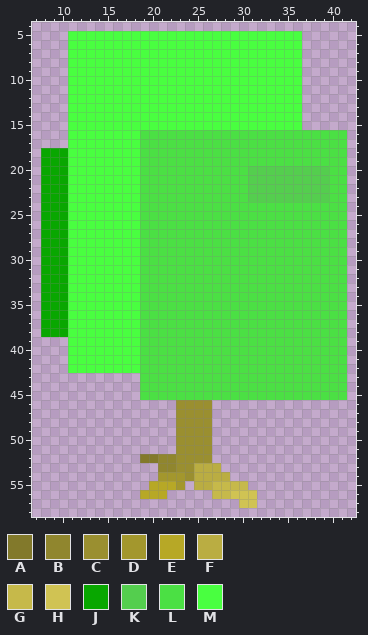
Two states of a pixel-art sprite, prjDemo/Resources/tree.png. Above, as it was before the edit.
The file is 50x60 pixels. Pixels under 10% opacity are left out. Shown: x 7..42, y 4..58.
Palette (. is transparent): A #82792b  B #90862e  C #9a8f30  D #a3972d  E #b7a826  F #baad42  G #c6b94a  H #d0c353  J #08a700  K #54ce4e  L #4be044  M #49ff40
Pixels before, first column x 8:
 5 ...MMMMMMMMMMMMMMMMMMMMMMMMMM.....
 6 ...MMMMMMMMMMMMMMMMMMMMMMMMMM.....
 7 ...MMMMMMMMMMMMMMMMMMMMMMMMMM.....
 8 ...MMMMMMMMMMMMMMMMMMMMMMMMMM.....
 9 ...MMMMMMMMMMMMMMMMMMMMMMMMMM.....
10 ...MMMMMMMMMMMMMMMMMMMMMMMMMM.....
11 ...MMMMMMMMMMMMMMMMMMMMMMMMMM.....
12 ...MMMMMMMMMMMMMMMMMMMMMMMMMM.....
13 ...MMMMMMMMMMMMMMMMMMMMMMMMMM.....
14 ...MMMMMMMMMMMMMMMMMMMMMMMMMM.....
15 ...MMMMMMMMMMMMMMMMMMMMMMMMMM.....
16 ...MMMMMMMMLLLLLLLLLLLLLLLLLLLLLLL
17 ...MMMMMMMMLLLLLLLLLLLLLLLLLLLLLLL
18 JJJMMMMMMMMLLLLLLLLLLLLLLLLLLLLLLL
19 JJJMMMMMMMMLLLLLLLLLLLLLLLLLLLLLLL
20 JJJMMMMMMMMLLLLLLLLLLLLKKKKKKKKKLL
21 JJJMMMMMMMMLLLLLLLLLLLLKKKKKKKKKLL
22 JJJMMMMMMMMLLLLLLLLLLLLKKKKKKKKKLL
23 JJJMMMMMMMMLLLLLLLLLLLLKKKKKKKKKLL
24 JJJMMMMMMMMLLLLLLLLLLLLLLLLLLLLLLL
25 JJJMMMMMMMMLLLLLLLLLLLLLLLLLLLLLLL
26 JJJMMMMMMMMLLLLLLLLLLLLLLLLLLLLLLL
27 JJJMMMMMMMMLLLLLLLLLLLLLLLLLLLLLLL
28 JJJMMMMMMMMLLLLLLLLLLLLLLLLLLLLLLL
29 JJJMMMMMMMMLLLLLLLLLLLLLLLLLLLLLLL
30 JJJMMMMMMMMLLLLLLLLLLLLLLLLLLLLLLL
31 JJJMMMMMMMMLLLLLLLLLLLLLLLLLLLLLLL
32 JJJMMMMMMMMLLLLLLLLLLLLLLLLLLLLLLL
33 JJJMMMMMMMMLLLLLLLLLLLLLLLLLLLLLLL
34 JJJMMMMMMMMLLLLLLLLLLLLLLLLLLLLLLL
35 JJJMMMMMMMMLLLLLLLLLLLLLLLLLLLLLLL
36 JJJMMMMMMMMLLLLLLLLLLLLLLLLLLLLLLL
37 JJJMMMMMMMMLLLLLLLLLLLLLLLLLLLLLLL
38 JJJMMMMMMMMLLLLLLLLLLLLLLLLLLLLLLL
39 ...MMMMMMMMLLLLLLLLLLLLLLLLLLLLLLL
40 ...MMMMMMMMLLLLLLLLLLLLLLLLLLLLLLL
41 ...MMMMMMMMLLLLLLLLLLLLLLLLLLLLLLL
42 ...MMMMMMMMLLLLLLLLLLLLLLLLLLLLLLL
43 ...........LLLLLLLLLLLLLLLLLLLLLLL
44 ...........LLLLLLLLLLLLLLLLLLLLLLL
45 ...........LLLLLLLLLLLLLLLLLLLLLLL
46 ...............CCCC...............
47 ...............CCCC...............
48 ...............CCCC...............
49 ...............CCCC...............
50 ...............CCCC...............
51 ...............CCCC...............
52 ...........AABBCCCC...............
53 .............BBCCFFF..............
54 .............DDDCFFFF.............
55 ............EEED.FFGGGG...........
56 ...........EEE.....GGHHH..........
57 ......................HH..........
After:
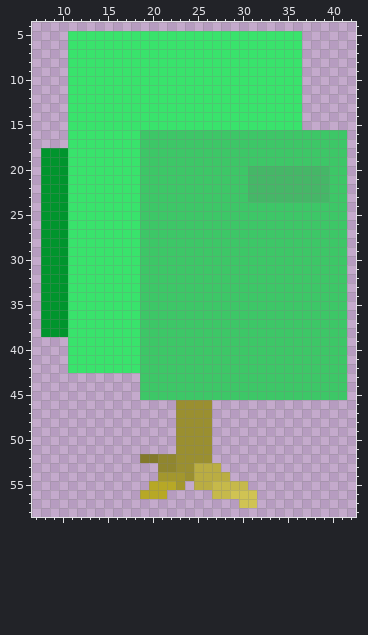
The edit:
colour J: #08a700 -> #00952d
colour K: #54ce4e -> #45b767
colour L: #4be044 -> #3dc767
colour M: #49ff40 -> #39e36c
